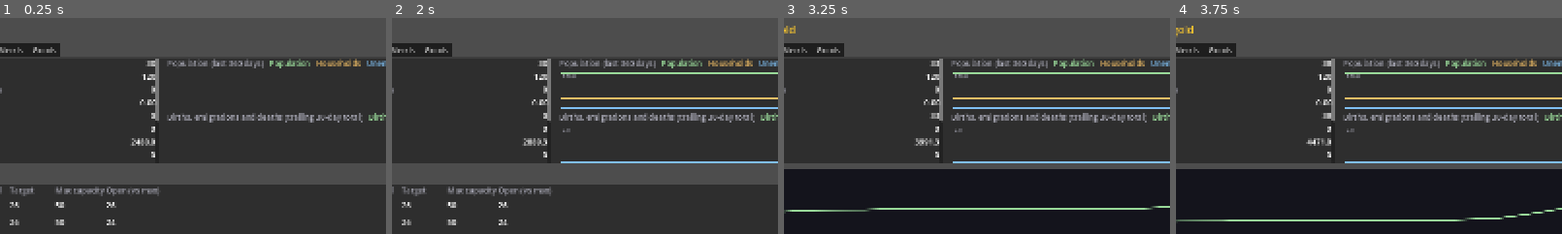
Above: before the commit, frames 1-4 (left to right).
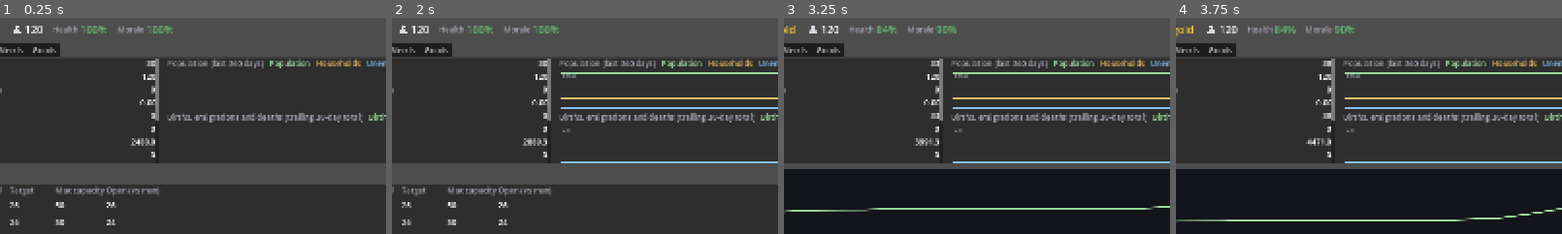
Above: after the commit, the same moments.

Repository: forsman5/sitka
Game: Godot game, scene res://scenes/sim/he_dashboard.tscn
Two runs of this game, one before a commit and one after it. Both use one fixed random seed, a clock stepped at 60 frames per second and the inputs below. This scene is started directly instead of the project's main scene.
Inputs (mouse positions are % of the whole screen's width and height, from its top left):
- Up to frame 1 (0.25 s): no input
- Up to frame 2 (2 s): click "1x" at 0.5 s; click "10x" at 1.25 s
- Up to frame 3 (3.25 s): click "100x" at 2 s; click "Farm" at 2.75 s
- Up to frame 4 (3.75 s): tap Enter at 3.5 s; drag from (67, 17) to (60, 28) at 3.52 s
The pictures show only the part of the screen within x 13-63%, y 0-50%; the shares and areas given below are measured in that part.

The runs differ from the first frame. In frame 1, 0.7% of the frame differs, in the area x 3-45%, y 3-8%; in frame 2, 0.7%; in frame 3, 0.7%; in frame 4, 0.7%.

Commit message:
Add population, average health and morale summary to the top bar
Per-person averages (so big households weigh more), colored red below 50%,
yellow up to 80%, green above. The health/morale meters on the household and
person pages use the same thresholds.

Co-Authored-By: Claude Sonnet 5.5 <noreply@anthropic.com>

Diff:
--- a/scripts/sim/household_economy/he_dashboard.gd
+++ b/scripts/sim/household_economy/he_dashboard.gd
@@ -118,6 +118,9 @@
 
 var _day_label: Label
 var _treasury_margin: Control
+var _population_label: Label
+var _avg_health_label: Label
+var _avg_morale_label: Label
 var _treasury_box: HBoxContainer
 var _treasury_label: Label
 var _treasury_tip: PanelContainer
@@ -347,6 +350,8 @@
 	_treasury_box.mouse_entered.connect(_on_treasury_hover.bind(true))
 	_treasury_box.mouse_exited.connect(_on_treasury_hover.bind(false))
 
+	top_bar.add_child(_build_population_summary())
+
 	var spacer := Control.new()
 	spacer.size_flags_horizontal = Control.SIZE_EXPAND_FILL
 	top_bar.add_child(spacer)
@@ -771,6 +776,77 @@
 	_rebuild_business_rows()
 	_rebuild_household_rows()
 
+## "<person icon> 123    Health 82%    Morale 64%" -- town-wide headcount and
+## per-person averages, colored by _wellbeing_color().
+func _build_population_summary() -> Control:
+	var margin := MarginContainer.new()
+	margin.add_theme_constant_override("margin_left", 16)
+	var box := HBoxContainer.new()
+	box.add_theme_constant_override("separation", 4)
+	margin.add_child(box)
+
+	var icon := TextureRect.new()
+	icon.texture = _person_icon()
+	icon.expand_mode = TextureRect.EXPAND_IGNORE_SIZE
+	icon.stretch_mode = TextureRect.STRETCH_KEEP_ASPECT_CENTERED
+	icon.custom_minimum_size = Vector2(24, 24)
+	icon.size_flags_vertical = Control.SIZE_SHRINK_CENTER
+	icon.tooltip_text = "Population"
+	box.add_child(icon)
+	_population_label = Label.new()
+	_population_label.add_theme_font_size_override("font_size", 22)
+	_population_label.tooltip_text = "Total people in town"
+	box.add_child(_population_label)
+
+	var health_caption := Label.new()
+	health_caption.text = "Health"
+	health_caption.add_theme_color_override("font_color", Color(0.65, 0.65, 0.7))
+	var health_margin := MarginContainer.new()
+	health_margin.add_theme_constant_override("margin_left", 16)
+	health_margin.add_child(health_caption)
+	box.add_child(health_margin)
+	_avg_health_label = Label.new()
+	_avg_health_label.add_theme_font_size_override("font_size", 22)
+	_avg_health_label.tooltip_text = "Average health per person"
+	box.add_child(_avg_health_label)
+
+	var morale_caption := Label.new()
+	morale_caption.text = "Morale"
+	morale_caption.add_theme_color_override("font_color", Color(0.65, 0.65, 0.7))
+	var morale_margin := MarginContainer.new()
+	morale_margin.add_theme_constant_override("margin_left", 16)
+	morale_margin.add_child(morale_caption)
+	box.add_child(morale_margin)
+	_avg_morale_label = Label.new()
+	_avg_morale_label.add_theme_font_size_override("font_size", 22)
+	_avg_morale_label.tooltip_text = "Average morale per person"
+	box.add_child(_avg_morale_label)
+	return margin
+
+## A simple head-and-shoulders silhouette, rasterized from inline SVG so it
+## needs no asset file.
+static func _person_icon() -> Texture2D:
+	var svg := '<svg xmlns="http://www.w3.org/2000/svg" width="48" height="48" viewBox="0 0 48 48"><circle cx="24" cy="15" r="9" fill="#d8d8e0"/><path d="M6 44 C6 31 14 26 24 26 C34 26 42 31 42 44 Z" fill="#d8d8e0"/></svg>'
+	var image := Image.new()
+	image.load_svg_from_string(svg)
+	return ImageTexture.create_from_image(image)
+
+## Red below 50%, yellow up to 80%, green above.
+static func _wellbeing_color(value: float) -> Color:
+	if value < 0.5:
+		return Color(0.85, 0.35, 0.3)
+	if value <= 0.8:
+		return Color(0.9, 0.7, 0.3)
+	return Color(0.4, 0.75, 0.45)
+
+func _refresh_population_summary() -> void:
+	var w := _simulation.get_population_wellbeing()
+	_population_label.text = "%d" % w["population"]
+	_avg_health_label.text = "%.0f%%" % (w["avg_health"] * 100.0)
+	_avg_health_label.add_theme_color_override("font_color", _wellbeing_color(w["avg_health"]))
+	_avg_morale_label.text = "%.0f%%" % (w["avg_morale"] * 100.0)
+	_avg_morale_label.add_theme_color_override("font_color", _wellbeing_color(w["avg_morale"]))
+
 ## Town tab (index 0): the city-wide indicators on the left, and two charts on
 ## the right -- population levels, and births/emigrations/deaths.
 func _build_town_tab(top_tabs: TabContainer) -> void:
@@ -1082,7 +1158,7 @@
 	bar.custom_minimum_size = Vector2(200, 16)
 	bar.size_flags_vertical = Control.SIZE_SHRINK_CENTER
 	var fill := StyleBoxFlat.new()
-	fill.bg_color = Color(0.4, 0.75, 0.45) if value >= 0.7 else (Color(0.9, 0.7, 0.3) if value >= 0.4 else Color(0.85, 0.35, 0.3))
+	fill.bg_color = _wellbeing_color(value)
 	bar.add_theme_stylebox_override("fill", fill)
 	row.add_child(bar)
 	var value_label := Label.new()
@@ -2373,6 +2449,7 @@
 	var clock := _simulation.get_clock_summary()
 	_day_label.text = _format_day(clock["day"])
 	_refresh_treasury()
+	_refresh_population_summary()
 
 	_refresh_town()
 
--- a/scripts/sim/household_economy/he_simulation.gd
+++ b/scripts/sim/household_economy/he_simulation.gd
@@ -684,6 +684,31 @@
 		"needs": needs,
 		"unmet_scarcity_today": unmet_scarcity,
 		"unmet_unaffordable_today": unmet_unaffordable,
+	}
+
+## Town-wide headcount with the average health and morale PER PERSON (so a
+## big household counts for more than a small one), using the same
+## age-vulnerability and employment rules as get_person_summary().
+func get_population_wellbeing(settlement_id: int = -1) -> Dictionary:
+	var population := 0
+	var health_total := 0.0
+	var morale_total := 0.0
+	for household_id in get_household_ids(settlement_id):
+		var h: HEHousehold = households[household_id]
+		for age in h.worker_ages():
+			var v := HEHousehold.vulnerability_of(true, age)
+			health_total += h.health(v)
+			morale_total += h.morale(v, true)
+			population += 1
+		for age in h.dependent_ages():
+			var v := HEHousehold.vulnerability_of(false, age)
+			health_total += h.health(v)
+			morale_total += h.morale(v, false)
+			population += 1
+	return {
+		"population": population,
+		"avg_health": (health_total / population) if population > 0 else 1.0,
+		"avg_morale": (morale_total / population) if population > 0 else 1.0,
 	}
 
 ## One member of a household, by their 1-based member number (workers first,
